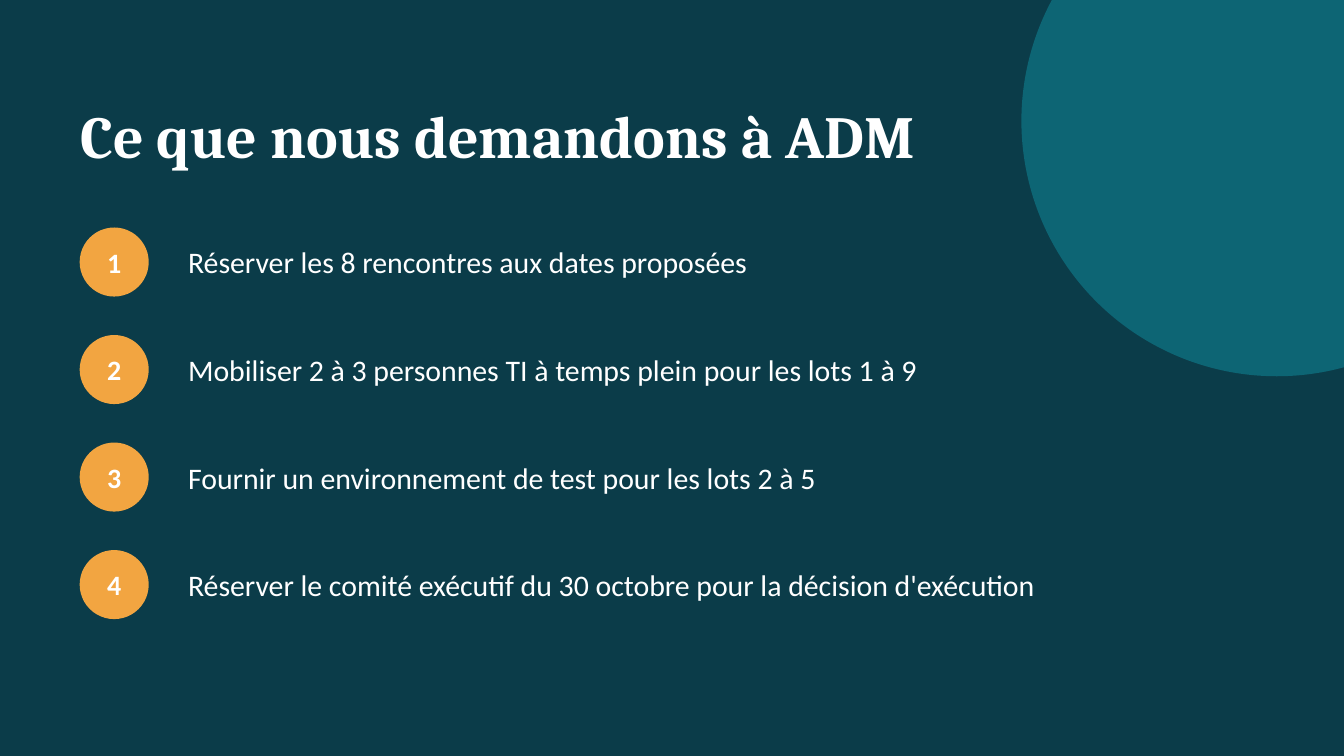
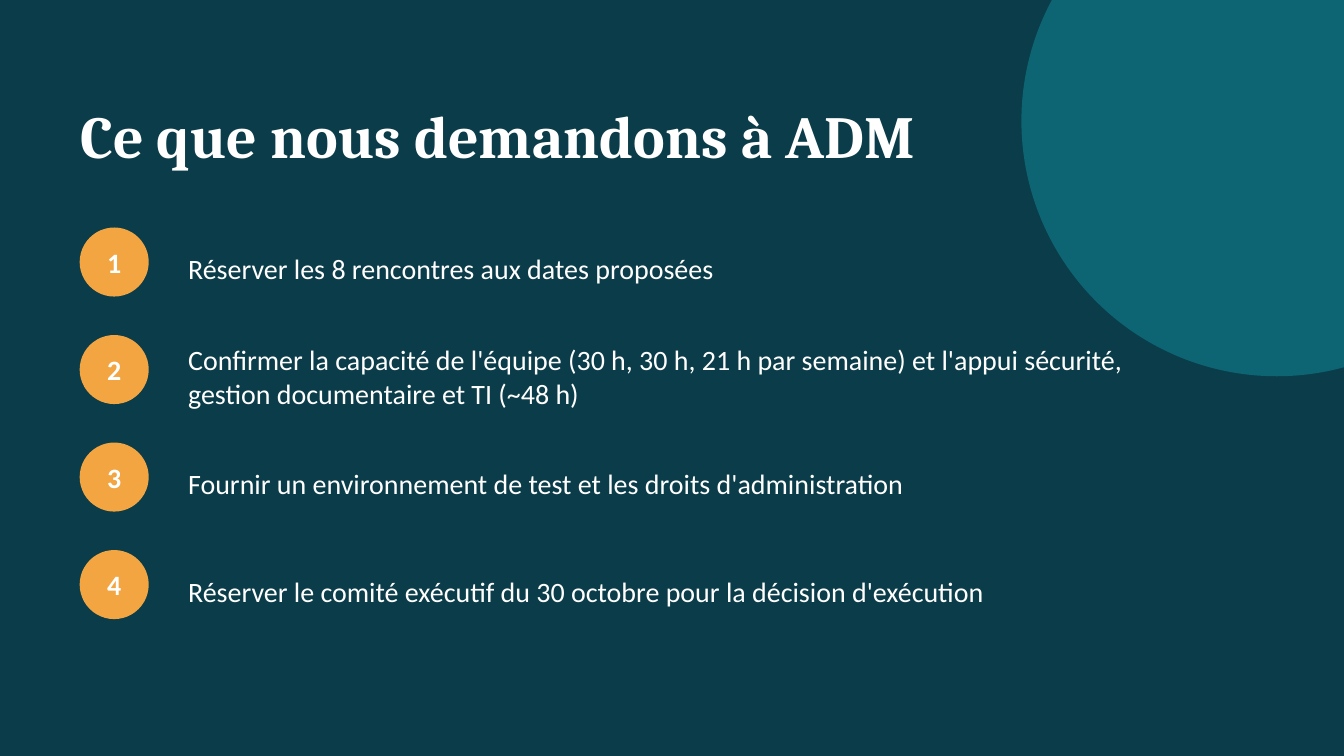
Before and after one commit to SEMTech42/DEV_Copilot, a slide deck: slide 12 of Presentation-Plan-Octobre-M365.pptx (slide 11 before the commit). Drawn at 1344x756 pixels with LibreOffice and Linux fonts; fonts in the diff are those of the drawing. Boxes give left, top, right and bottom in pixels: in the first picture for what was removed or moved away, otherwise in the second. Text is boxed around its words. In the diff, an @@ line names an element or a change of style, - is before the commit and + after.

```diff
--- a/Presentation-Plan-Octobre-M365.pptx
+++ b/Presentation-Plan-Octobre-M365.pptx
@@ text "Réserver les 8 rencontres aux ..." at [188,259,713,284]: size 16 to 15 pt @@
@@ text at [188,349,1122,409]: text changed; size 16 to 15 pt @@
-Mobiliser 2 à 3 personnes TI à temps plein pour les lots 1 à 9
+Confirmer la capacité de l'équipe (30 h, 30 h, 21 h par semaine) et l'appui sécurité, gestion documentaire et TI (~48 h)
@@ text at [188,474,903,495]: text changed; size 16 to 15 pt @@
-Fournir un environnement de test pour les lots 2 à 5
+Fournir un environnement de test et les droits d'administration
@@ text "Réserver le comité exécutif du ..." at [188,582,983,607]: size 16 to 15 pt @@
```
Also in this commit, not shown: 7 other slides changed, 2 slides added, 1 slide removed, 1 other file.
